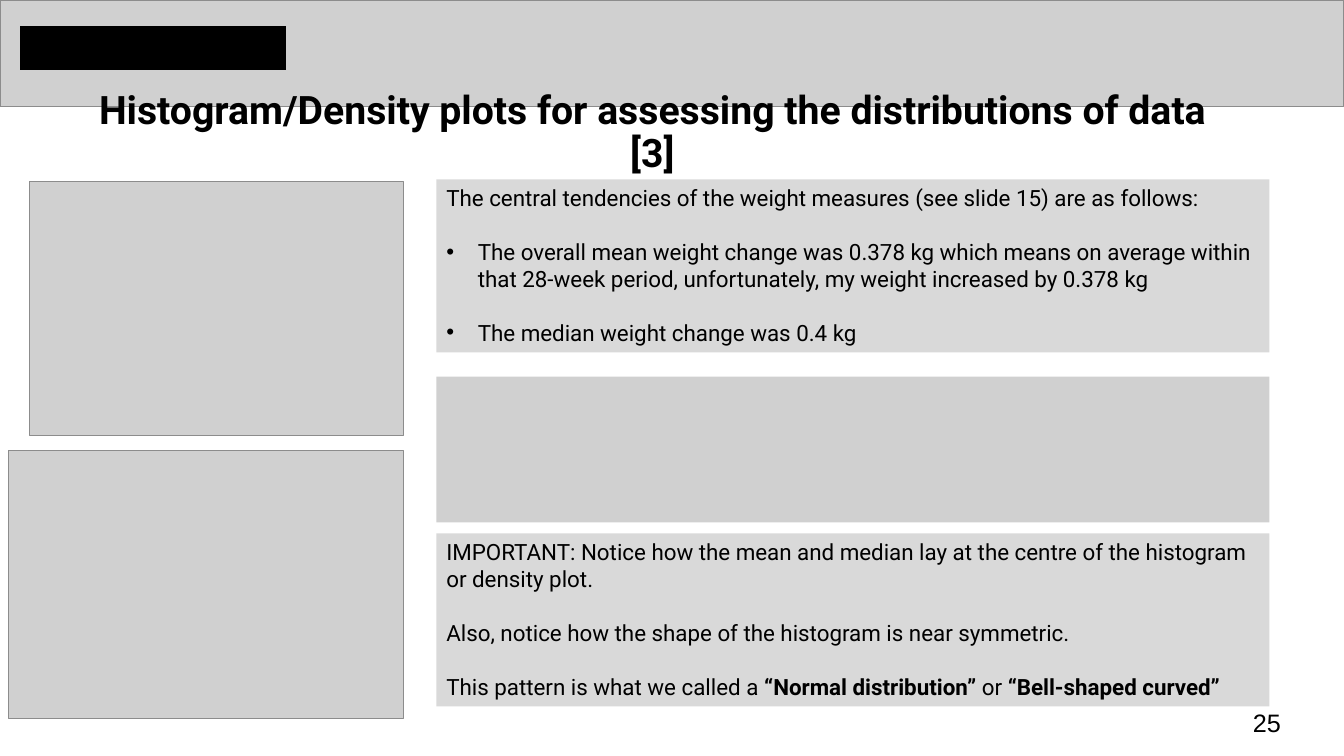
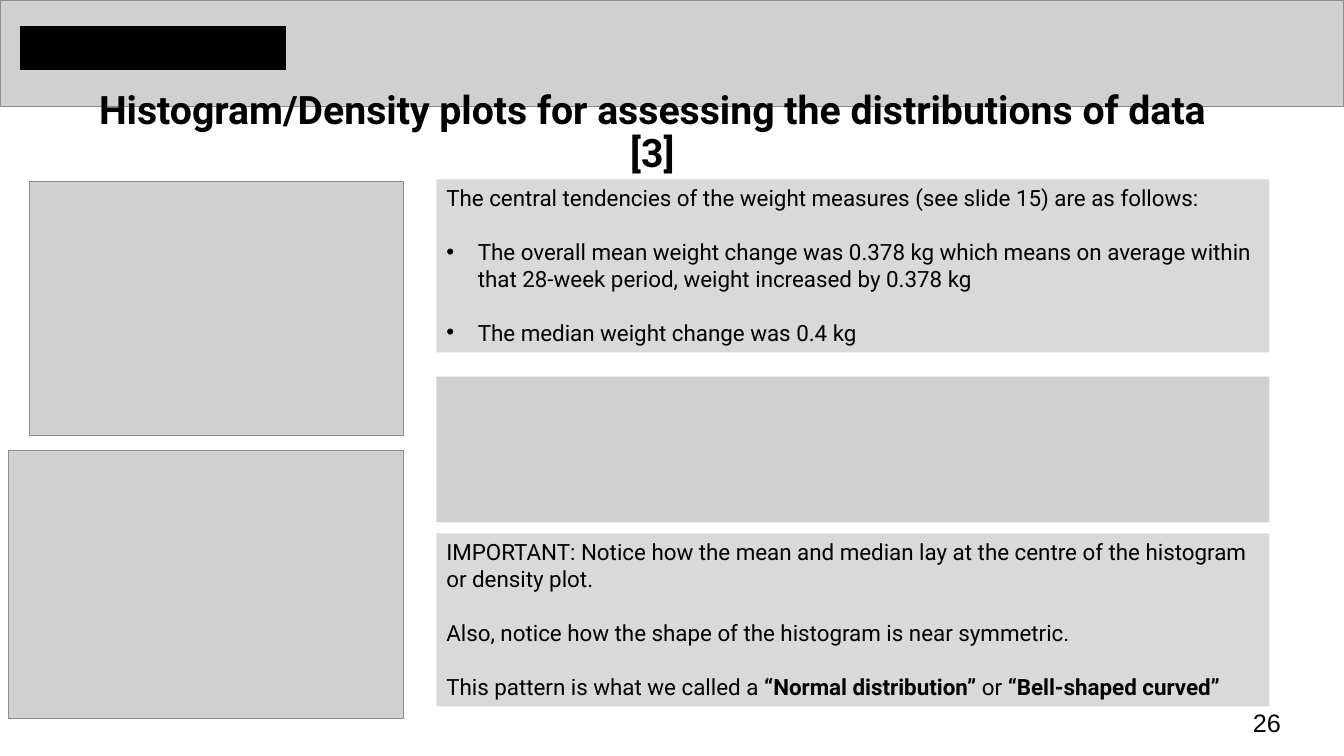
Before and after one commit to ucl-pols8-2526/POLS0008, a slide deck: slide 26 of Lecture_notes_ppts/POLS0008-2025-26 Week 3 Examining Data II.pptx (slide 25 before the commit). Drawn at 1344x756 pixels with LibreOffice and Linux fonts; fonts in the diff are those of the drawing; grey boxes stand for pictures. Boxes give left, top, right and bottom in pixels: in the first picture for what was removed or moved away, otherwise in the second. Text is boxed around its words. In the diff, an @@ line names an element or a change of style, - is before the commit and + after.

Commit message:
update week 3 slides

```diff
--- a/Lecture_notes_ppts/POLS0008-2025-26 Week 3 Examining Data II.pptx
+++ b/Lecture_notes_ppts/POLS0008-2025-26 Week 3 Examining Data II.pptx
@@ text in rectangle at (478, 243, 1251, 292): text changed @@
-• The overall mean weight change was 0.378 kg which means on average within that 28-week period, unfortunately, my weight increased by 0.378 kg
+• The overall mean weight change was 0.378 kg which means on average within that 28-week period, weight increased by 0.378 kg
@@ page number at (1253, 714, 1281, 733): text changed @@
-25
+26
```
Also in this commit, not shown: 6 other slides changed, 2 slides added, 1 slide removed, 1 other file.
